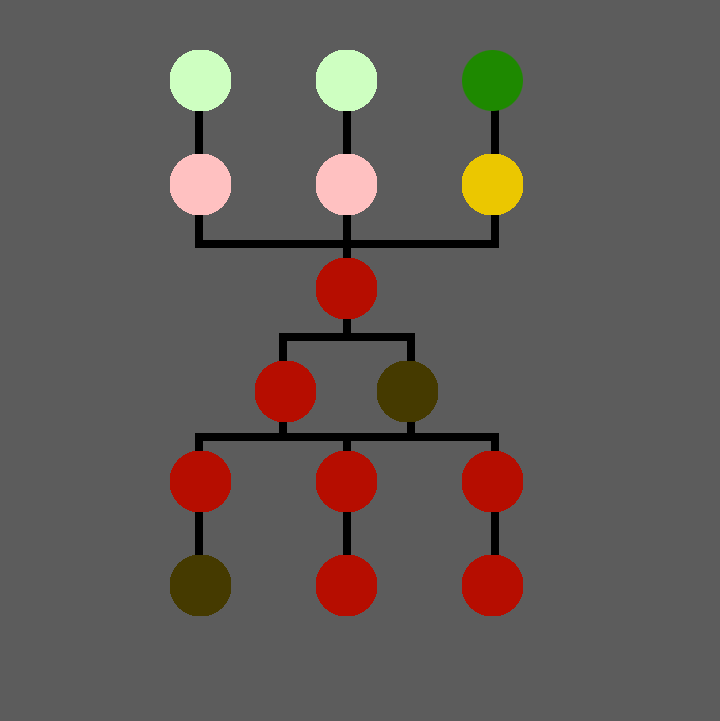
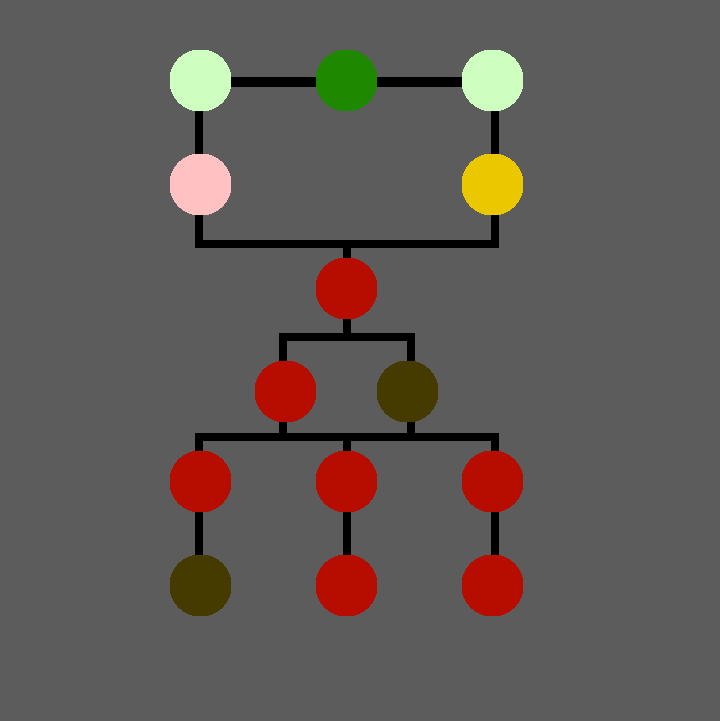
Two versions of the same layered image (720x721). Layer-by-layer changes:
painted on "Capa 1 copia 2" over [316, 50, 523, 215]
painted on "Forma 1 copia 2" over [231, 77, 502, 240]
